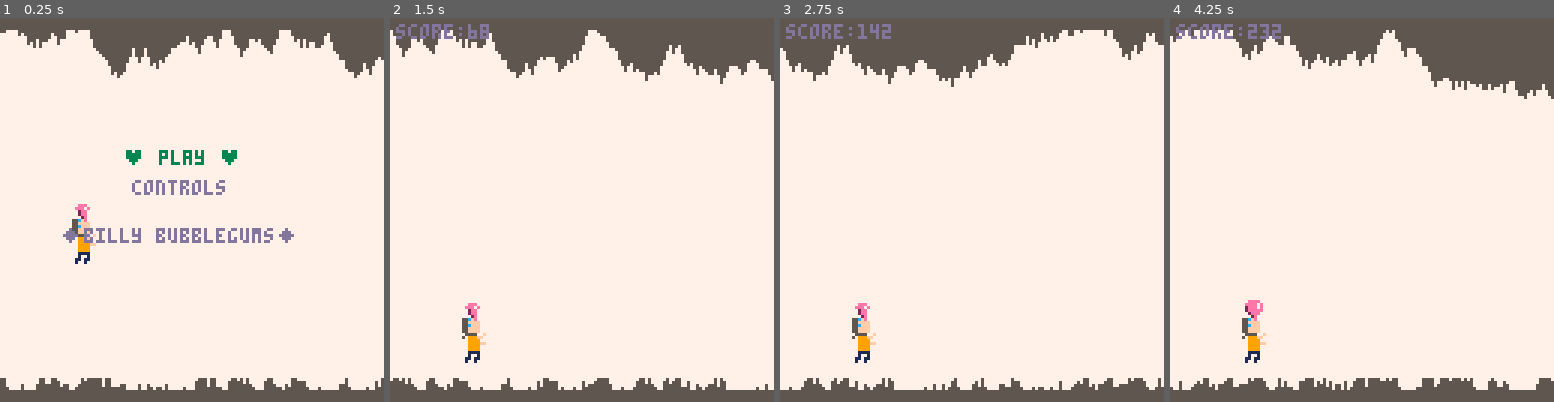
Above: before the commit, frames 1-4 (left to right).
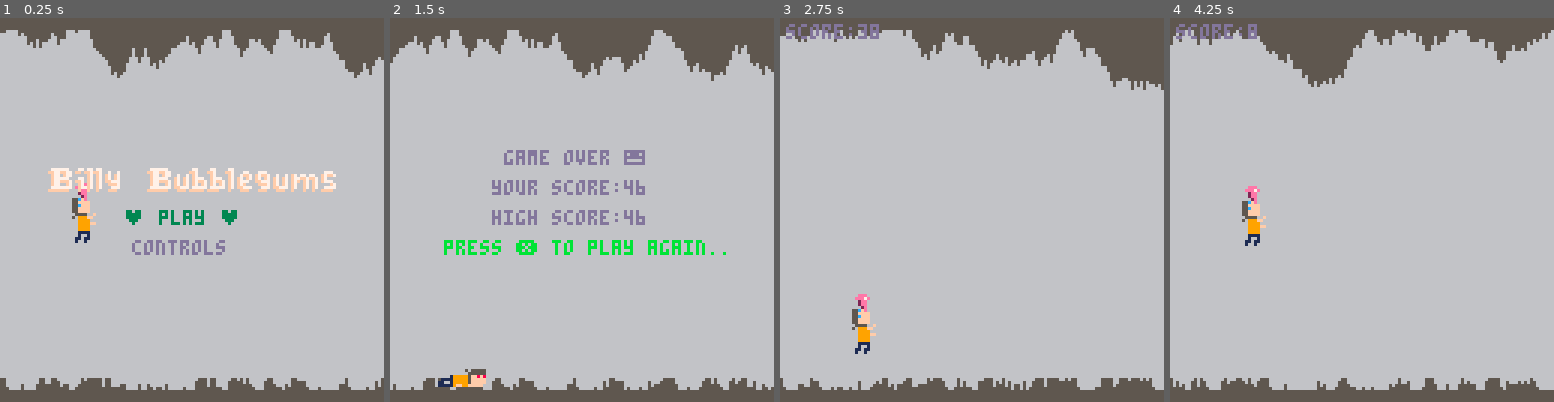
Above: after the commit, the same moments.

Repository: DoctorMikeReddy/billybubblegums
Game: PICO-8 cartridge billybubblegums.p8
The game is run twice, just before and just after one commit, with the same random seed, the same clock (stepped at 60 frames per second) and the same inputs.
Inputs:
- Up to frame 1 (0.25 s): no input
- Up to frame 2 (1.5 s): tap O (Z key) at 0.33, 0.7, 1.43 s; tap X (X key) at 1.07 s
- Up to frame 3 (2.75 s): tap X (X key) at 2.07, 2.4, 2.73 s; tap O (Z key) at 2.22 s; hold Down from 2.42 s (still down)
- Up to frame 4 (4.25 s): release Down at 2.82 s; tap X (X key) every 0.33 s from 3.07 to 4.07 s; tap O (Z key) at 3.1, 3.98 s; hold Up 3.58-4.08 s

The runs differ from the first frame. In frame 1, 87% of the frame differs, in the area x 0-100%, y 3-97%; in frame 2, 89%; in frame 3, 90%, in the area x 0-100%, y 1-97%; in frame 4, 90%.

Commit message:
Basic mechanics and first release

Diff:
--- a/billybubblegums.p8
+++ b/billybubblegums.p8
@@ -37,7 +37,7 @@
 
 function _draw()
 	cls()
-	draw_bg(7)
+	draw_bg(6)
 	if (show_menu == true) then
 		draw_main_menu()
 		draw_cave()
@@ -94,9 +94,10 @@
 	end
 	-- new pos
 	player.y += player.dy
-	if (player.y>100) then
-		player.y=100
-	end
+--	if (player.y>100) then
+--		player.y=100
+--		player.dy=0
+--	end
 
 	--score
 	player.score += flr(player.speed)
@@ -107,14 +108,20 @@
 	--player.dy = 0
 	player.state +=1
 	if (player.state >4) then
-		player.state=0
-	end
-	sfx(0)
+		player.state= -1
+		sfx(2)
+	else
+		sfx(0)
+	end
+
 end
 
 function player_gravity(grav)
 	player.dy+=grav -- gravity!!!
-	player.dy-=(player.state-2)/4
+	if (player.state<0) then
+		player.state=0
+	end
+	player.dy-=(player.state-2)/5
 end
 
 function check_hit()
@@ -171,7 +178,7 @@
 menu_states.current = menu_states["main"]
 
 function main_menu_logic()
-	player_gravity(0.2)
+	player_gravity(0.001)
 	ai_player_move()
 	if (btnp(2)) then
 		selected_item -= 1 -- go up
@@ -209,16 +216,19 @@
 function draw_main_menu()
 	draw_player()
 	if (menu_states["current"] == menu_states["main"]) then
+		for i=64,75 do
+			spr(i,16+8*(i-64),50)
+		end
 		line_colors[selected_item] = selected_color
-		print("◆billy bubblegums◆", 20,70,13)
-		print("♥ play ♥", 41,44,line_colors[1])
-		print("controls", 44, 54, line_colors[2])
+		--print("◆billy bubblegums◆", 20,70,13)
+		print("♥ play ♥", 41,64,line_colors[1])
+		print("controls", 44, 74, line_colors[2])
 
 		line_colors[selected_item] = default_color
 	elseif (menu_states["current"] == menu_states["controls"]) then
 		print("⬆️: up, ❎: restart or back", 0,44,13)
 		print("🅾️: select menu", 0,50,13)
-		print("◆by blakers◆", 33,70,13)
+		print("◆by doctormike◆", 33,70,13)
 		print("credits: gamedev with pico-8", 10, 60)
 	end
 end
@@ -347,22 +357,22 @@
 	spawn_next = rnd(player.score + lower_range) + (player.score + upper_range)
 end
 __gfx__
-00000000000000000000000055cff00055cfe000000000000000000000000000000000000000000000eeee0000e0ee0000000000000000000000000000000000
-00000000000000000000000055ffff0055ffff0000000000000000000000000000000000000000000eee7ee00e00070000000000000000000000000000000000
-00700700000000000505555555cfff0055cfff0000000000000000000000000000000000000eeee02eeee7ee2000000e00000000000000000000000000000000
-00077000000000000055555555ffff0055ffff00000000000000000000000000000eee0000eeee7e2eeee7ee0000000e00000000000000000000000000000000
+00000000000000000000000055cff00055cfe00000e0ee000000000000000000000000000000000000eeee000000000000000000000000000000000000000000
+00000000000000000000000055ffff0055ffff000e000700000000000000000000000000000000000eee7ee00000000000000000000000000000000000000000
+00700700000000000505555555cfff0055cfff002000000e000000000000000000000000000eeee02eeee7ee0000000000000000000000000000000000000000
+00077000000000000055555555ffff0055ffff000000000e0000000000000000000eee0000eeee7e2eeee7ee0000000000000000000000000000000000000000
 0007700000001999995ff8f855ffff0055ffff0000000000000000000000000000eee7e0002eee7e02eeeee00000000000000000000000000000000000000000
-0070070001111999995fffff0555500f0555500f00000000000000000000e000002eee00002eeeee02eeeee02e00000000000000000000000000000000000000
-0000000011001999995fffff50999ff050999ff00000000000000000000e7e000002e0000002eee0002eee000000000e00000000000000000000000000000000
-00000000111119ff99fffff00099990000999900000000000000e0000002e0000002e0000002e0000002e0000002e00000000000000000000000000000000000
-000000000000000000000000009999ff00000000000000000000000000000000000000000000000000eeee00ee0000e000000000000000000000000000000000
-000000000000000000000000009999000000000000000000000000000000000000000000000000000ee7eee007000e0000000000000000000000000000000000
-00000000000000000000000000999900000000000000000000000000000000000000000000eeee002eee7eee000e200000000000000000000000000000000000
-000000000000000000000000001111000000000000000000000000000000000000eee0000eeee7e02eee7eee000e000000000000000000000000000000000000
+0070070001111999995fffff0555500f0555500f2e000000000000000000e000002eee00002eeeee02eeeee00000000000000000000000000000000000000000
+0000000011001999995fffff50999ff050999ff00000000e00000000000e7e000002e0000002eee0002eee000000000000000000000000000000000000000000
+00000000111119ff99fffff000999900009999000002e0000000e0000002e0000002e0000002e0000002e0000000000000000000000000000000000000000000
+000000000000000000000000009999ff00000000ee0000e00000000000000000000000000000000000eeee000000000000000000000000000000000000000000
+000000000000000000000000009999000000000007000e00000000000000000000000000000000000ee7eee00000000000000000000000000000000000000000
+0000000000000000000000000099990000000000000e200000000000000000000000000000eeee002eee7eee0000000000000000000000000000000000000000
+0000000000000000000000000011110000000000000e0000000000000000000000eee0000eeee7e02eee7eee0000000000000000000000000000000000000000
 00000000000000000000000000100100000000000000000000000000000000000eee7e0002eee7e002eeeee00000000000000000000000000000000000000000
-00000000000000000000000001101100000000000000000000000000000e0000002ee00002eeeee002eeeee000002e0000000000000000000000000000000000
-0000000000000000000000000100100000000000000000000000000000e7e000002ee000002eee00002eee00000e000000000000000000000000000000000000
-000000000000000000000000000000000000000000000000000e0000002e00000002e0000002e0000002e000e000000200000000000000000000000000000000
+000000000000000000000000011011000000000000002e0000000000000e0000002ee00002eeeee002eeeee00000000000000000000000000000000000000000
+0000000000000000000000000100100000000000000e00000000000000e7e000002ee000002eee00002eee000000000000000000000000000000000000000000
+0000000000000000000000000000000000000000e0000002000e0000002e00000002e0000002e0000002e0000000000000000000000000000000000000000000
 00000000000000000000000000000000000000000000000000000000000000000000000000000000000000000000000000000000000000000000000000000000
 00000000000000000000000000000000000000000000000000000000000000000000000000000000000000000000000000000000000000000000000000000000
 00000000000000000000000000000000000000000000000000000000000000000000000000000000000000000000000000000000000000000000000000000000
@@ -610,7 +620,7 @@
 0000000000000000000000000000000000000000000000000000000000000000000000000000000000000000000000000000000000000000000000000000000000000000000000404040404040404040404040404040400000000000000000000000000000000000000000000000000000000000000000000000000000000000
 0000000000000000000000000000000000000000000000000000000000000000000000000000000000000000000000000000000000000000000000000000000000000000000000404040404040404040404040404040400000000000000000000000000000000000000000000000000000000000000000000000000000000000
 0000000000000000000000000000000000000000000000000000000000000000000000000000000000000000000000000000000000000000000000000000000000000000000000404040404040404040404040404040404040404040404040404040404040404040404040404040404040404040404040404000000000000000
-0000000000000000000000000000000000000000000000000000000000000000000000000000000000000000000000000000000000000000000000000000000000000000000000404040404040404040404040404040404040404040404040404040404040404040404040404040404040404040404040404000000000000000
+0000404142004445464748494a4b000000000000000000000000000000000000000000000000000000000000000000000000000000000000000000000000000000000000000000404040404040404040404040404040404040404040404040404040404040404040404040404040404040404040404040404000000000000000
 0000000000000000000000000000000000000000000000000000000000000000000000000000000000000000000000000000000000000000000000000000000000000000000000404040404040404040404040404040404040404040404040404040404040404040404040404040404040404040404040404000000000000000
 0000000000000000000000000000000000000000000000000000000000000000000000000000000000000000000000000000000000000000000000000000000000000000000000404040404040404040404040404040404040404040404040404040404040404040404040404040404040404040404040404000000000000000
 0000000000000000000000000000000000000000000000000000000000000000000000000000000000000000000000000000000000000000000000000000000000000000000000000000000000000000000040404040404040404040404040404040404040404040404040404040404040404040404040404000000000000000
Not shown, added: bbg.html
Not shown, added: bbg.js
